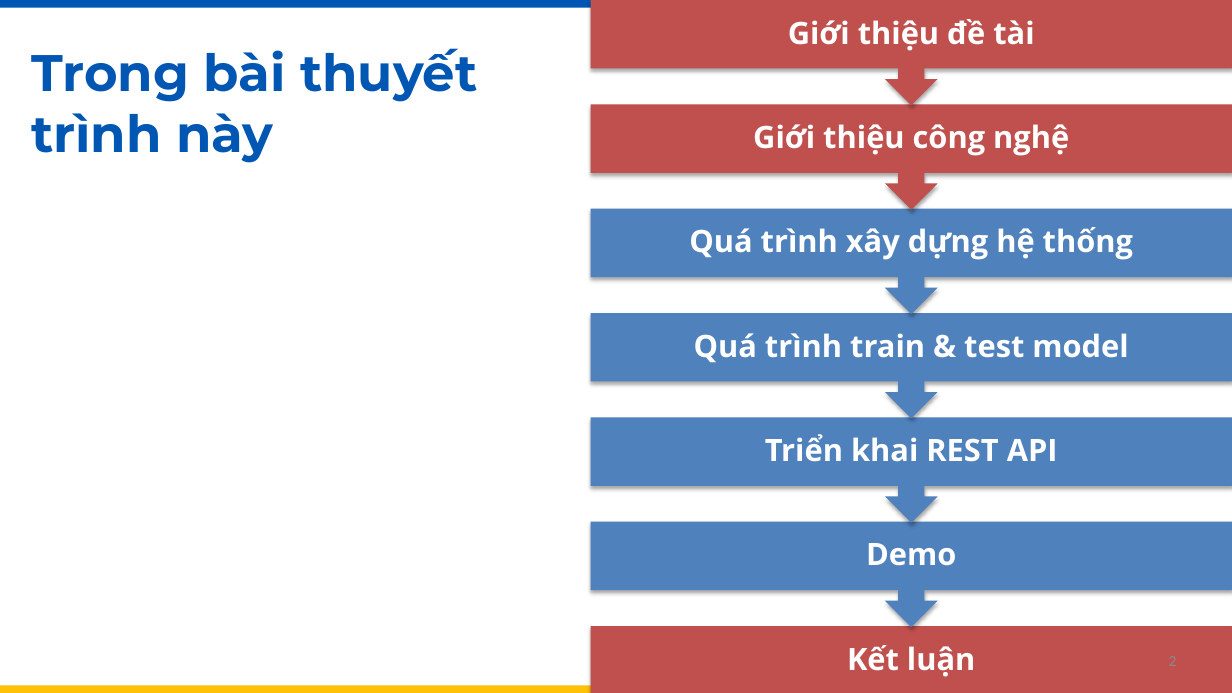
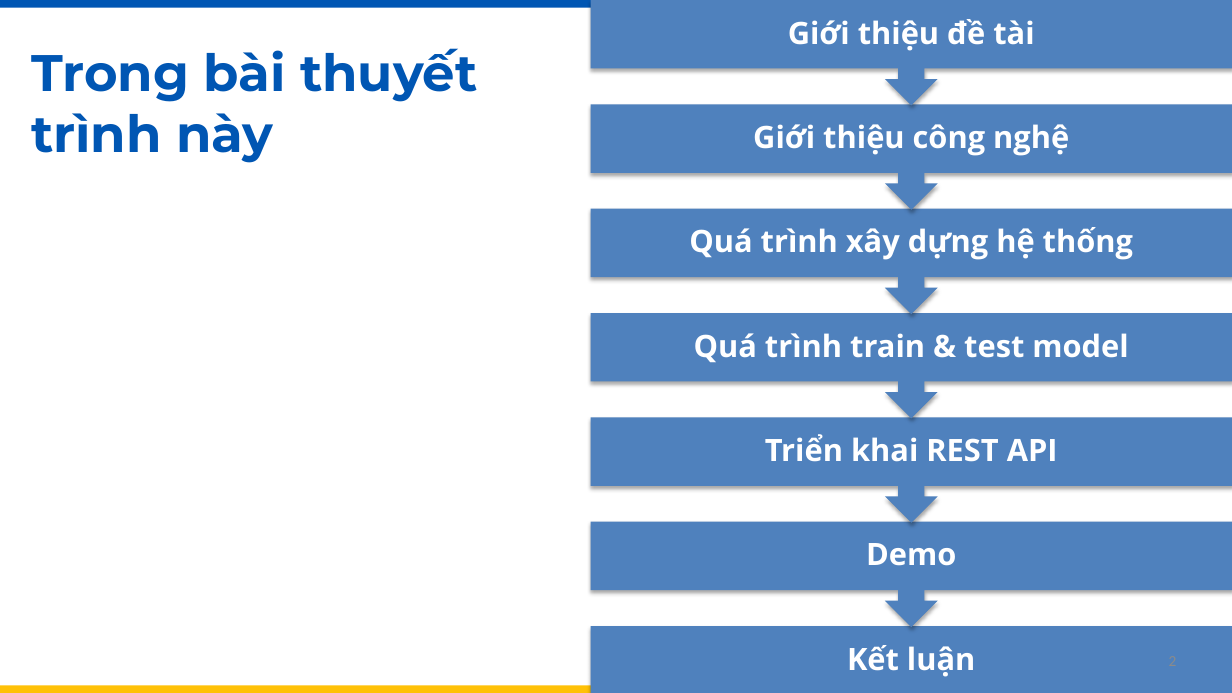
Before and after one commit to thuankhangho/btl-cloud, a slide deck: slide 2 of Phát hiện đối tượng có thể mở rộng với YOLOv5.pptx. Drawn at 1232x693 pixels with LibreOffice and Linux fonts; fonts in the diff are those of the drawing. Boxes give left, top, right and bottom in pixels: in the first picture for what was removed or moved away, otherwise in the second. Text is boxed around its words. In the diff, an @@ line names an element or a change of style, - is before the commit and + after.

```diff
--- a/Phát hiện đối tượng có thể mở rộng với YOLOv5.pptx
+++ b/Phát hiện đối tượng có thể mở rộng với YOLOv5.pptx
@@ fill #C0504D to #4F81BD in 3 elements at [591, 627, 1232, 693], [591, 104, 1232, 210], [591, 0, 1232, 105] @@
```
Also in this commit, not shown: 1 other slide changed, 2 other files.
